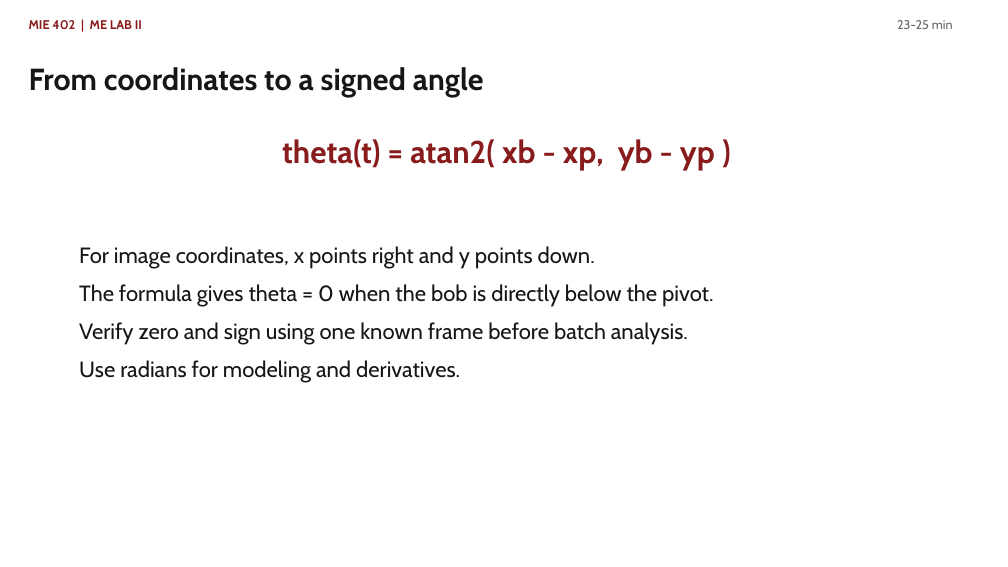
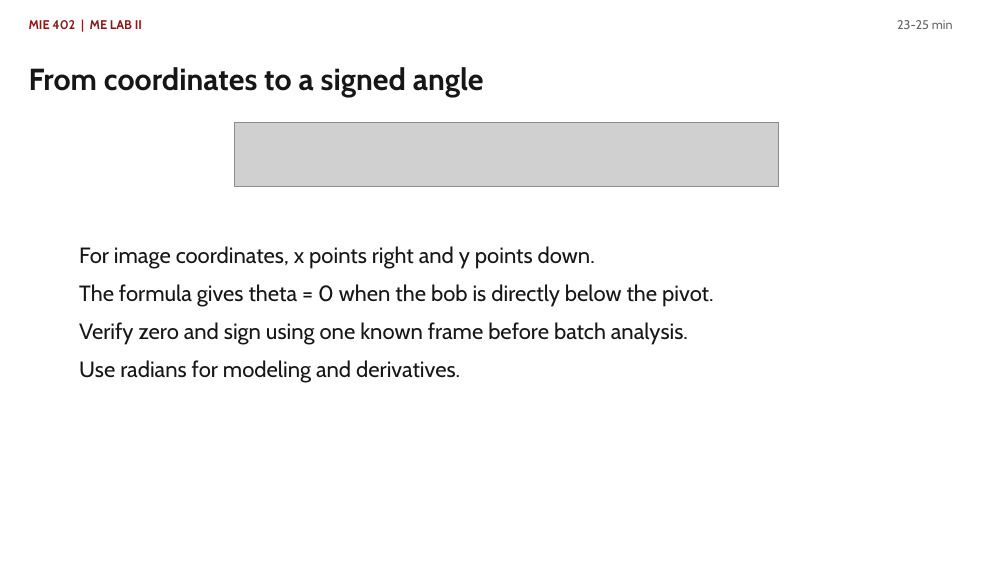
Before and after one commit to Ehsan-Roohi/MIE402-Lab, a slide deck: slide 12 of site/docs/MIE402_Lecture03_Single_Pendulum_PreLab2_Fall2026.pptx. Drawn at 1008x567 pixels with LibreOffice and Linux fonts; fonts in the diff are those of the drawing; grey boxes stand for pictures. Boxes give left, top, right and bottom in pixels: in the first picture for what was removed or moved away, otherwise in the second. Text is boxed around its words. In the diff, an @@ line names an element or a change of style, - is before the commit and + after.

```diff
--- a/site/docs/MIE402_Lecture03_Single_Pendulum_PreLab2_Fall2026.pptx
+++ b/site/docs/MIE402_Lecture03_Single_Pendulum_PreLab2_Fall2026.pptx
@@ picture added at (234,123,779,187) @@
@@ text removed at (282,139,715,170) @@
-theta(t) = atan2( xb - xp, yb - yp )
```
Also in this commit, not shown: 7 other slides changed, 4 other files.
